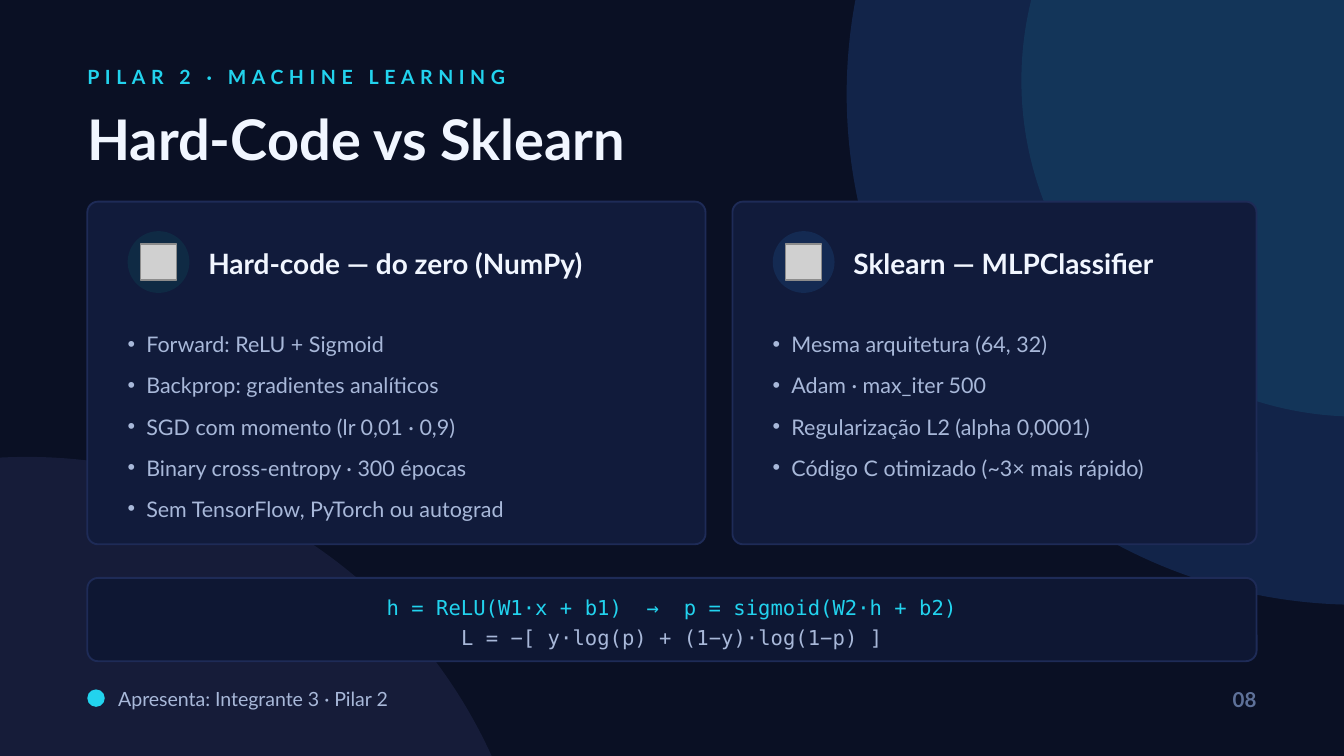
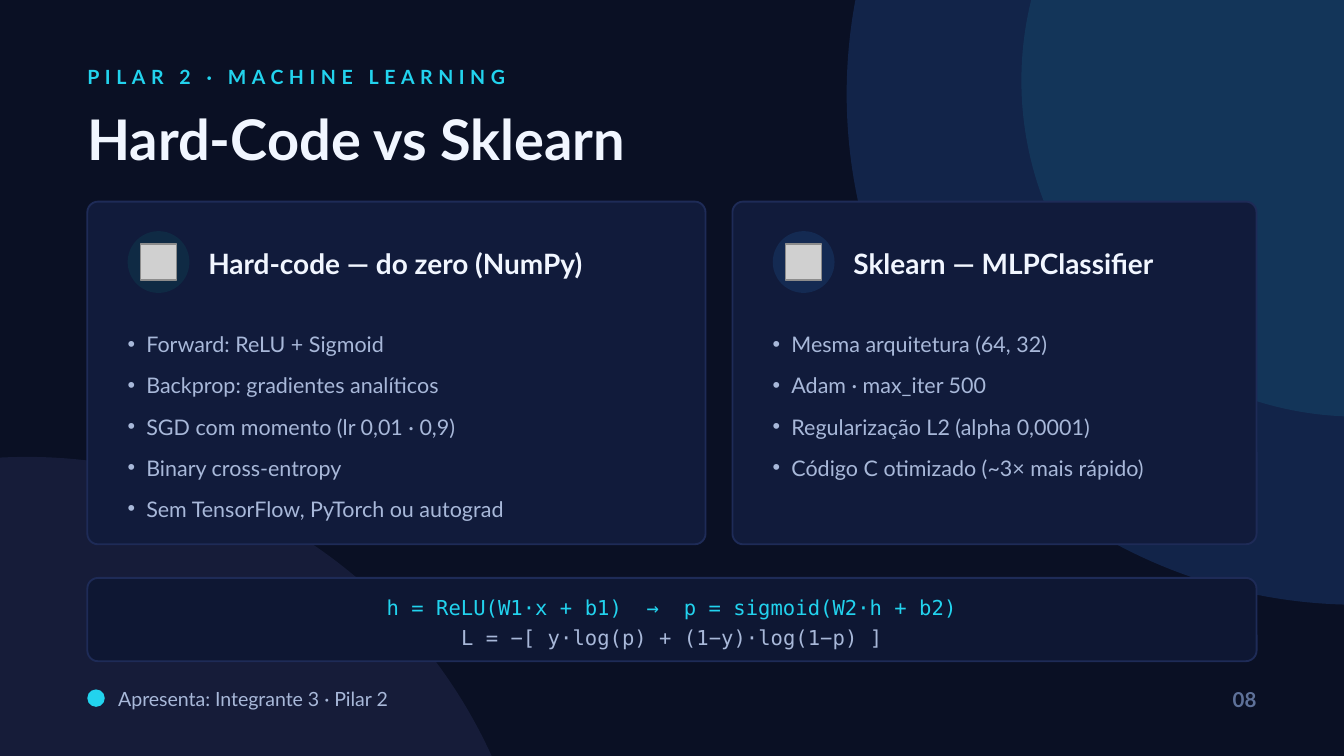
Before and after one commit to guialvesmartins/trabalho-ifg-modulo-2, a slide deck: slide 8 of report/apresentacao.pptx. Drawn at 1344x756 pixels with LibreOffice and Linux fonts; fonts in the diff are those of the drawing; grey boxes stand for pictures. Boxes give left, top, right and bottom in pixels: in the first picture for what was removed or moved away, otherwise in the second. Text is boxed around its words. In the diff, an @@ line names an element or a change of style, - is before the commit and + after.

```diff
--- a/report/apresentacao.pptx
+++ b/report/apresentacao.pptx
@@ text at box(146, 460, 342, 480): text changed @@
-• Binary cross-entropy · 300 épocas
+• Binary cross-entropy
```
Also in this commit, not shown: 1 other slide changed, 1 other file.
